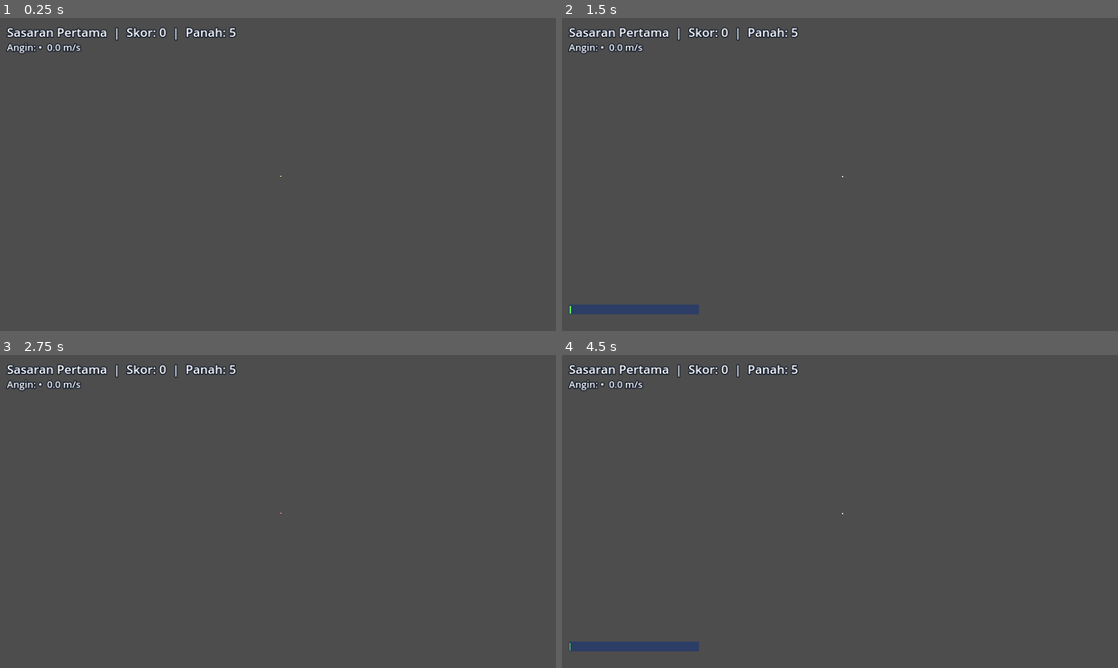
Above: before the commit, frames 1-4 (two rows, left to right).
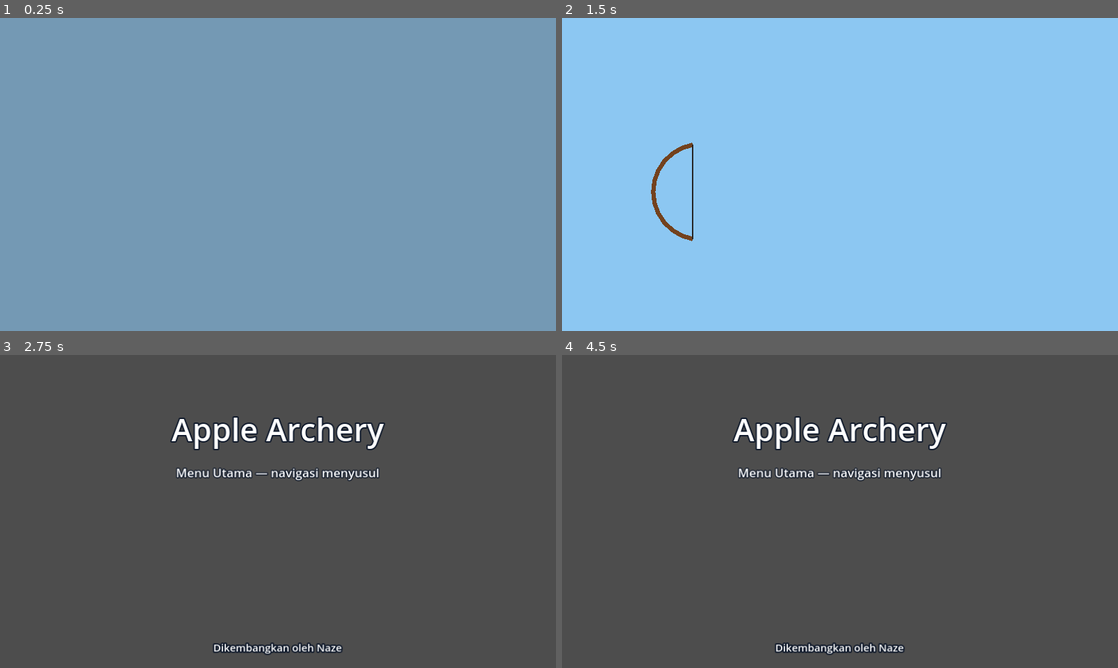
Above: after the commit, the same moments.

Repository: Ndolzz/apple-archery
Game: Godot game, scene res://scenes/ui/splash.tscn
The game is run twice, just before and just after one commit, with the same random seed, the same clock (stepped at 60 frames per second) and the same inputs. Before the commit the project starts from res://scenes/gameplay/arena.tscn.
Inputs (mouse positions are in pixels of both pictures, inside the frame that each line leads up to):
- Up to frame 1 (0.25 s): no input
- Up to frame 2 (1.5 s): tap Enter at 0.5 s; move the mouse to (962, 158) at 0.52 s; tap E at 0.6 s; click (962, 158) at 0.67 s; tap Space at 1.25 s; drag from (728, 190) to (812, 237) at 1.27 s
- Up to frame 3 (2.75 s): move the mouse to (333, 442) at 2.02 s; tap E at 2.1 s; click (333, 442) at 2.17 s
- Up to frame 4 (4.5 s): drag from (812, 574) to (673, 464) at 2.77 s; move the mouse to (1006, 558) at 3.52 s; tap E at 3.6 s; click (1006, 558) at 3.67 s; tap Enter at 4.25 s; drag from (673, 464) to (756, 433) at 4.27 s

The runs differ from the first frame. In frame 1, 100% of the frame differs, in the area x 0-100%, y 0-100%; in frame 2, 100%; in frame 3, 4.1%; in frame 4, 4.9%.

Commit message:
T-6.10/ADR-012: Archery Signature splash (no-skip, one-shot transition to main menu), main menu visual placeholder, startup flow via splash, TP-6.2 + CI gate

Diff:
--- a/project.godot
+++ b/project.godot
@@ -10,7 +10,7 @@
 config/version="0.1.0"
 config/features=PackedStringArray("4.3")
 config/icon="res://icon.svg"
-run/main_scene="res://scenes/gameplay/arena.tscn"
+run/main_scene="res://scenes/ui/splash.tscn"
 run/user_data_custom_name="AppleArchery"
 
 [display]
--- /dev/null
+++ b/scenes/ui/main_menu.gd
@@ -0,0 +1,51 @@
+## MainMenu — placeholder menu utama (T-6.10, ADR-012).
+##
+## Peran: presentasi saja. Scene ini adalah TUJUAN transisi splash dan sengaja
+## berupa placeholder visual TANPA navigasi — keputusan eksplisit pemilik
+## proyek (briefing T-6.10): navigasi menu (mis. tombol Play ke arena)
+## menyusul sebagai tugas terpisah yang menunggu persetujuan. Kontrak ini
+## diuji oleh TP-6.2: navigation_enabled() harus false.
+##
+## Tidak ada tombol interaktif, tidak ada pemrosesan input, tidak ada akses
+## ke sistem gameplay (arena dimuat langsung saat pengembangan bila perlu).
+##
+## Requirement: FR-AV-008 (tujuan transisi splash). Pengujian: TP-6.2.
+
+class_name MainMenu
+extends CanvasLayer
+
+const OUTLINE_COLOR := Color(0.05, 0.09, 0.16)
+const TITLE_TEXT := "Apple Archery"
+const SUBTITLE_TEXT := "Menu Utama — navigasi menyusul"
+
+
+## Pure: kontrak placeholder — navigasi belum diaktifkan (TP-6.2).
+static func navigation_enabled() -> bool:
+    return false
+
+
+func _ready() -> void:
+    layer = 10
+    var title := _make_label(TITLE_TEXT, 72, Vector2(0.0, 120.0), Vector2(1280.0, 110.0))
+    add_child(title)
+    var subtitle := _make_label(SUBTITLE_TEXT, 28, Vector2(0.0, 250.0), Vector2(1280.0, 50.0))
+    subtitle.label_settings.outline_size = 8
+    add_child(subtitle)
+    var credit := _make_label("Dikembangkan oleh Naze", 24, Vector2(0.0, 655.0), Vector2(1280.0, 40.0))
+    add_child(credit)
+
+
+func _make_label(text: String, font_size: int, position: Vector2, size: Vector2) -> Label:
+    var label := Label.new()
+    var settings := LabelSettings.new()
+    settings.font_size = font_size
+    settings.outline_size = 12
+    settings.outline_color = OUTLINE_COLOR
+    settings.shadow_size = 3
+    settings.shadow_color = Color(0.0, 0.0, 0.0, 0.35)
+    label.label_settings = settings
+    label.text = text
+    label.position = position
+    label.size = size
+    label.horizontal_alignment = HORIZONTAL_ALIGNMENT_CENTER
+    return label
--- /dev/null
+++ b/scenes/ui/main_menu.tscn
@@ -0,0 +1,6 @@
+[gd_scene load_steps=2 format=3]
+
+[ext_resource type="Script" path="res://scenes/ui/main_menu.gd" id="1_menu"]
+
+[node name="MainMenu" type="CanvasLayer"]
+script = ExtResource("1_menu")
--- /dev/null
+++ b/scenes/ui/splash.gd
@@ -0,0 +1,212 @@
+## Splash — animasi pembukaan "Archery Signature" (T-6.10, ADR-012).
+##
+## Peran: presentasi saja. Splash tidak menyentuh model fisika, collision,
+## skor, atau kontrol bidikan. Seluruh visual dibangun dari node bawaan
+## Godot (ColorRect, Line2D, Label, _draw) tanpa aset eksternal, plugin,
+## shader, atau partikel berat — placeholder prosedural sesuai R-05.
+##
+## Garis waktu (basis desain 1280x720; total 2.5 s, rentang 2-3 s yang
+## disetujui pemilik proyek):
+##   0.0-0.4  background  — latar bergaya kartun muncul (fade).
+##   0.4-0.9  bow         — siluet busur muncul.
+##   0.9-1.5  arrow       — jejak panah bergerak melintasi komposisi.
+##   1.5-1.9  target      — target dan simbol apel terungkap.
+##   1.9-2.3  title       — judul "Apple Archery" tampil.
+##   2.3-2.5  hold        — penahanan singkat sebelum transisi.
+##
+## Perilaku (ADR-012): tidak ada skip — input tidak ditangani sama sekali;
+## transisi ke menu utama terjadi tepat satu kali setelah garis waktu
+## selesai (flag _transitioned + Timer satu kali); kegagalan memuat scene
+## tujuan menghasilkan push_error yang jelas, bukan dianggap berhasil.
+## Kontrak transisi: MENU_SCENE_PATH = scene menu utama placeholder visual
+## tanpa navigasi (keputusan pemilik proyek; navigasi menyusul).
+##
+## Requirement: FR-AV-008. Pengujian: TP-6.2 (04-TEST-PLAN).
+
+class_name Splash
+extends Node2D
+
+const TOTAL_DURATION := 2.5
+const SPLASH_SCENE_PATH := "res://scenes/ui/splash.tscn"
+const MENU_SCENE_PATH := "res://scenes/ui/main_menu.tscn"
+
+const PHASE_BACKGROUND := "background"
+const PHASE_BOW := "bow"
+const PHASE_ARROW := "arrow"
+const PHASE_TARGET := "target"
+const PHASE_TITLE := "title"
+const PHASE_HOLD := "hold"
+
+const BACKGROUND_COLOR := Color(0.55, 0.78, 0.95)
+const WOOD_COLOR := Color(0.45, 0.26, 0.12)
+const STRING_COLOR := Color(0.15, 0.15, 0.15)
+const TRAIL_COLOR := Color(1.0, 0.85, 0.3)
+const OUTLINE_COLOR := Color(0.05, 0.09, 0.16)
+
+var _transitioned := false
+var _transition_timer: Timer
+var _background: ColorRect
+var _bow_group: Node2D
+var _trail: ColorRect
+var _art: Node2D
+var _title: Label
+var _credit: Label
+
+
+## Pure: total durasi garis waktu animasi (detik).
+static func total_duration() -> float:
+    return TOTAL_DURATION
+
+
+## Pure: path scene splash (entry scene proyek).
+static func splash_scene_path() -> String:
+    return SPLASH_SCENE_PATH
+
+
+## Pure: path scene tujuan transisi (menu utama).
+static func menu_scene_path() -> String:
+    return MENU_SCENE_PATH
+
+
+## Pure: nama fase animasi pada waktu tertentu (dijepit ke garis waktu).
+static func phase_for_time(elapsed: float) -> String:
+    if elapsed < 0.4:
+        return PHASE_BACKGROUND
+    if elapsed < 0.9:
+        return PHASE_BOW
+    if elapsed < 1.5:
+        return PHASE_ARROW
+    if elapsed < 1.9:
+        return PHASE_TARGET
+    if elapsed < 2.3:
+        return PHASE_TITLE
+    return PHASE_HOLD
+
+
+## Pure: transisi hanya boleh terjadi setelah garis waktu selesai.
+static func should_transition(elapsed: float) -> bool:
+    return elapsed >= TOTAL_DURATION
+
+
+func _ready() -> void:
+    _build_visuals()
+    _start_animation()
+
+
+func _build_visuals() -> void:
+    _background = ColorRect.new()
+    _background.position = Vector2.ZERO
+    _background.size = Vector2(1280.0, 720.0)
+    _background.color = BACKGROUND_COLOR
+    _background.modulate.a = 0.0
+    add_child(_background)
+
+    _bow_group = Node2D.new()
+    _bow_group.modulate.a = 0.0
+    add_child(_bow_group)
+    var bow_center := Vector2(320.0, 400.0)
+    var bow_radius := 110.0
+    var bow_line := Line2D.new()
+    bow_line.width = 10.0
+    bow_line.default_color = WOOD_COLOR
+    var points: PackedVector2Array = []
+    for i in range(13):
+        var t := float(i) / 12.0
+        var angle := deg_to_rad(100.0 + t * 160.0)
+        points.append(bow_center + bow_radius * Vector2(cos(angle), sin(angle)))
+    bow_line.points = points
+    _bow_group.add_child(bow_line)
+    var string := Line2D.new()
+    string.width = 4.0
+    string.default_color = STRING_COLOR
+    string.points = PackedVector2Array([points[0], points[12]])
+    _bow_group.add_child(string)
+
+    _trail = ColorRect.new()
+    _trail.position = Vector2(400.0, 397.0)
+    _trail.size = Vector2(170.0, 6.0)
+    _trail.color = TRAIL_COLOR
+    _trail.modulate.a = 0.0
+    add_child(_trail)
+
+    _art = TargetArt.new()
+    _art.position = Vector2(950.0, 400.0)
+    _art.modulate.a = 0.0
+    add_child(_art)
+
+    _title = _make_label("Apple Archery", 72, Vector2(0.0, 100.0), Vector2(1280.0, 110.0))
+    _title.pivot_offset = _title.size / 2.0
+    _title.modulate.a = 0.0
+    add_child(_title)
+
+    _credit = _make_label("Dikembangkan oleh Naze", 24, Vector2(0.0, 655.0), Vector2(1280.0, 40.0))
+    _credit.modulate.a = 0.0
+    add_child(_credit)
+
+
+func _make_label(text: String, font_size: int, position: Vector2, size: Vector2) -> Label:
+    var label := Label.new()
+    var settings := LabelSettings.new()
+    settings.font_size = font_size
+    settings.outline_size = 10
+    settings.outline_color = OUTLINE_COLOR
+    settings.shadow_size = 3
+    settings.shadow_color = Color(0.0, 0.0, 0.0, 0.35)
+    label.label_settings = settings
+    label.text = text
+    label.position = position
+    label.size = size
+    label.horizontal_alignment = HORIZONTAL_ALIGNMENT_CENTER
+    return label
+
+
+func _start_animation() -> void:
+    var tween := create_tween()
+    # 0.0-0.4: latar muncul.
+    tween.tween_property(_background, "modulate:a", 1.0, 0.4).from(0.0)
+    # 0.4-0.9: siluet busur.
+    tween.tween_property(_bow_group, "modulate:a", 1.0, 0.5).from(0.0)
+    # 0.9-1.5: jejak panah melintasi komposisi lalu memudar.
+    tween.tween_property(_trail, "modulate:a", 1.0, 0.1).from(0.0)
+    tween.tween_property(_trail, "position:x", 870.0, 0.45).set_trans(Tween.TRANS_CUBIC).set_ease(Tween.EASE_OUT)
+    tween.tween_property(_trail, "modulate:a", 0.0, 0.05)
+    # 1.5-1.9: target terungkap dengan sedikit overshoot kartun.
+    tween.tween_property(_art, "modulate:a", 1.0, 0.4).from(0.0)
+    tween.parallel().tween_property(_art, "scale", Vector2.ONE, 0.4).from(Vector2(0.7, 0.7)).set_trans(Tween.TRANS_BACK).set_ease(Tween.EASE_OUT)
+    # 1.9-2.3: judul.
+    tween.tween_property(_title, "modulate:a", 1.0, 0.35).from(0.0)
+    tween.parallel().tween_property(_title, "scale", Vector2.ONE, 0.35).from(Vector2(0.9, 0.9)).set_trans(Tween.TRANS_BACK).set_ease(Tween.EASE_OUT)
+    # 2.25-2.3: identitas developer (FR-DV-001).
+    tween.tween_property(_credit, "modulate:a", 1.0, 0.05).from(0.0)
+    # 2.5: transisi tunggal — Timer satu kali, bukan loop.
+    _transition_timer = Timer.new()
+    _transition_timer.one_shot = true
+    _transition_timer.wait_time = TOTAL_DURATION
+    _transition_timer.timeout.connect(_on_transition_timeout)
+    add_child(_transition_timer)
+    _transition_timer.start()
+
+
+func _on_transition_timeout() -> void:
+    if _transitioned:
+        return
+    _transitioned = true
+    var err := get_tree().change_scene_to_file(MENU_SCENE_PATH)
+    if err != OK:
+        push_error("Splash: gagal memuat scene menu utama '%s' (kode error %d); transisi dibatalkan, splash tetap tampil" % [MENU_SCENE_PATH, err])
+
+
+## Ikon target + apel untuk fase target reveal — placeholder prosedural (R-05).
+class TargetArt extends Node2D:
+    var ring_color := Color(0.96, 0.4, 0.35)
+    var ring_mid := Color(1.0, 0.92, 0.4)
+    var apple_red := Color(0.89, 0.12, 0.16)
+    var leaf_green := Color(0.2, 0.6, 0.25)
+
+    func _draw() -> void:
+        draw_circle(Vector2.ZERO, 85.0, Color(1.0, 1.0, 1.0))
+        draw_circle(Vector2.ZERO, 78.0, ring_color)
+        draw_circle(Vector2.ZERO, 52.0, ring_mid)
+        draw_circle(Vector2.ZERO, 26.0, ring_color)
+        draw_circle(Vector2.ZERO, 12.0, apple_red)
+        draw_circle(Vector2(7.0, -16.0), 5.0, leaf_green)
--- /dev/null
+++ b/scenes/ui/splash.tscn
@@ -0,0 +1,6 @@
+[gd_scene load_steps=2 format=3]
+
+[ext_resource type="Script" path="res://scenes/ui/splash.gd" id="1_splash"]
+
+[node name="Splash" type="Node2D"]
+script = ExtResource("1_splash")
--- a/tests/run_tests.gd
+++ b/tests/run_tests.gd
@@ -1,4 +1,4 @@
-## Pengujian modul Phase 1 — TP-1.1 s.d. TP-1.24.
+## Pengujian modul — TP-1.1 s.d. TP-1.24 dan TP-6.2 (T-6.10 kontrak splash/menu).
 ## Runner mandiri tanpa dependensi addon (NFR-002): dijalankan dengan
 ##   godot --headless --path . --script tests/run_tests.gd
 ## Keluar dengan kode 0 bila seluruh pengujian lulus, 1 bila ada kegagalan.
@@ -34,6 +34,7 @@
     _test_tp_1_22_trajectory_preview_uses_model()
     _test_tp_1_23_penetration_scoring_regression()
     _test_tp_1_24_hud_pure_logic()
+    _test_tp_6_2_splash_and_menu_contract()
     _print_summary()
     quit(1 if _failures.size() > 0 else 0)
 
@@ -542,6 +543,35 @@
     _check(preview.get_points().is_empty(), "TP-1.22 disabled preview clears points (FR-GF-004 toggle)")
 
 
+## TP-6.2: kontrak splash "Archery Signature" dan menu utama placeholder (T-6.10, ADR-012).
+## Logika murni garis waktu + pemuatan scene headless + konfigurasi startup.
+func _test_tp_6_2_splash_and_menu_contract() -> void:
+    _check(absf(Splash.total_duration() - 2.5) < 0.000001,
+        "TP-6.2 splash timeline total duration is 2.5 s")
+    _check(Splash.phase_for_time(0.2) == "background" and Splash.phase_for_time(0.4) == "bow",
+        "TP-6.2 phase boundaries: background ends / bow starts at 0.4 s")
+    _check(Splash.phase_for_time(0.9) == "arrow" and Splash.phase_for_time(1.5) == "target",
+        "TP-6.2 phase boundaries: arrow ends / target starts at 1.5 s")
+    _check(Splash.phase_for_time(1.9) == "title" and Splash.phase_for_time(2.3) == "hold",
+        "TP-6.2 phase boundaries: title ends / hold starts at 2.3 s")
+    _check(Splash.phase_for_time(-1.0) == "background" and Splash.phase_for_time(10.0) == "hold",
+        "TP-6.2 phases defined for any elapsed value (clamped to timeline)")
+    _check(not Splash.should_transition(2.499),
+        "TP-6.2 no transition before the timeline completes (no skip, no premature exit)")
+    _check(Splash.should_transition(2.5) and Splash.should_transition(3.0),
+        "TP-6.2 transition allowed only at/after the timeline completes")
+    _check(Splash.menu_scene_path() == "res://scenes/ui/main_menu.tscn",
+        "TP-6.2 transition target is the main menu scene (contract)")
+    _check(load(Splash.splash_scene_path()) != null,
+        "TP-6.2 splash scene resource loads headless (entry scene)")
+    _check(load(Splash.menu_scene_path()) != null,
+        "TP-6.2 main menu scene resource loads headless (transition target exists)")
+    _check(MainMenu.navigation_enabled() == false,
+        "TP-6.2 menu placeholder exposes no navigation (approved scope, T-6.10)")
+    _check(String(ProjectSettings.get_setting("application/run/main_scene")) == Splash.splash_scene_path(),
+        "TP-6.2 splash configured as project main scene (startup flow)")
+
+
 ## Simulasi hingga panah kembali ke ketinggian awal.
 func _range_until_ground(v0: Vector2, g: Vector2, wind: Vector2, drag: float, dt: float) -> float:
     var m := BallisticsModel.new(Vector2.ZERO, v0, g, wind, drag)
Not shown, changed: .github/workflows/ci.yml
